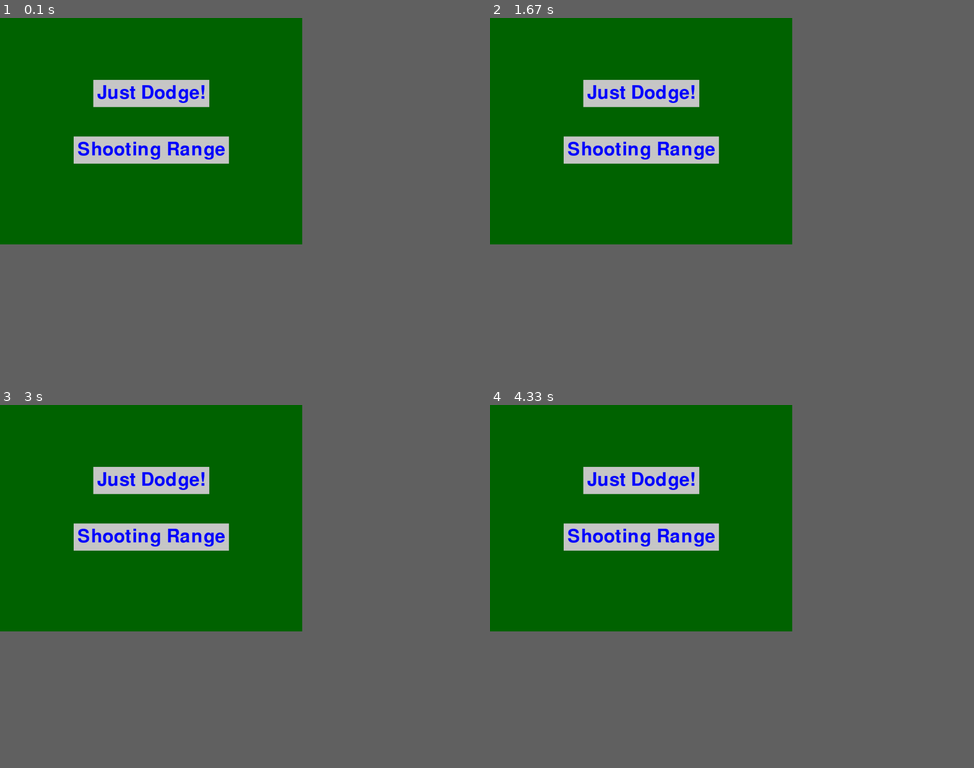
Above: before the commit, frames 1-4 (two rows, left to right).
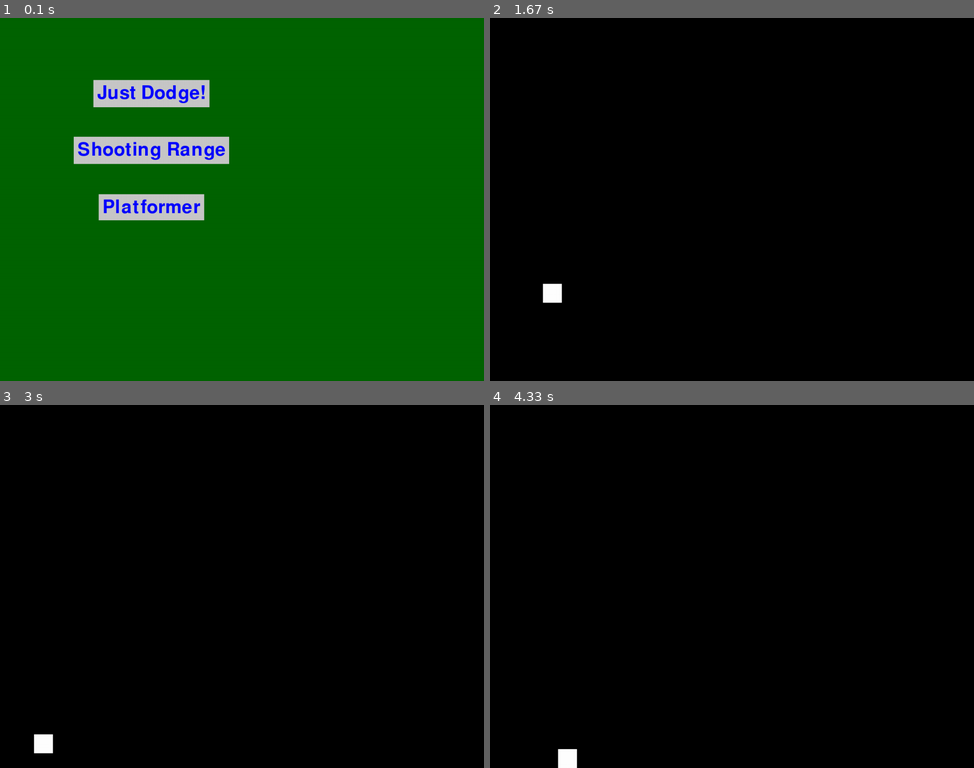
Above: after the commit, the same moments.

Repository: limboden/pygame-playground
Game: pygame game, started from 2DGame.py
Same seed, same stepped clock (60 frames per second), same inputs: the game is played once before the commit and once after it.
Inputs (mouse positions are in pixels of both pictures, inside the frame that each line leads up to):
- Up to frame 1 (0.1 s): no input
- Up to frame 2 (1.67 s): click (640, 206) at 0.38 s, where only the run after the commit has a clickable "Platformer"; tap Space at 0.67, 1.07, 1.37 s; hold D 1-1.47 s
- Up to frame 3 (3 s): hold D 1.83-2.3 s; tap Space at 1.9, 2.2, 2.4, 2.7, 2.97 s; hold A 2.33-2.87 s; hold A from 2.9 s (still down)
- Up to frame 4 (4.33 s): tap Space at 3.27, 3.4, 3.8, 4.1 s; release A at 3.3 s; hold W 3.33-3.7 s; hold D from 3.73 s (still down)
The window is 562x421 before the commit and 900x675 after it. Grey fills any space a smaller window leaves; there, only what the larger window draws over its background counts as a difference.

The runs differ from the first frame. In frame 1, 2.2% of the frame differs, in the area x 15-48%, y 17-56%; in frame 2, 39%, in the area x 0-63%, y 0-79%; in frame 3, 39%; in frame 4, 39%.

Commit message:
created 2D platformer
created a button on the main menu to take you to the 2D platformer. jumping works, and feels great! for now, the bottom of the window is what it can walk on, but I will make some platforms for the player to jump onto

Diff:
--- a/2DGame.py
+++ b/2DGame.py
@@ -5,14 +5,20 @@
 
 def main_menu():
     pygame.init()
-    screen = pygame.display.set_mode((800, 600))
+    screen = pygame.display.set_mode((1280, 960))
     font = pygame.font.Font(None, 72)
     just_dodge_text = font.render('Just Dodge!', 1, (0, 0, 255))  # Blue color
     just_dodge_text_rect = just_dodge_text.get_rect(center=(400, 200))
     just_dodge_button_rect = just_dodge_text_rect.inflate(20, 20)
+
     shooting_range_text = font.render('Shooting Range', 1, (0, 0, 255))  # Blue color
     shooting_range_text_rect = shooting_range_text.get_rect(center=(400, 350))
     shooting_range_button_rect = shooting_range_text_rect.inflate(20, 20)
+
+
+    platformer_text = font.render('Platformer', 1, (0, 0, 255))  # Blue
+    platformer_text_rect = platformer_text.get_rect(center=(400, 500))
+    platformer_button_rect = platformer_text_rect.inflate(20, 20)
 
     while True:
         for event in pygame.event.get():
@@ -23,12 +29,16 @@
                 just_dodge()
             elif event.type == pygame.MOUSEBUTTONDOWN and shooting_range_button_rect.collidepoint(event.pos):
                 shooting_range()
+            elif event.type == pygame.MOUSEBUTTONDOWN and platformer_button_rect.collidepoint(event.pos):
+                platformer()
 
         screen.fill((0, 100, 0))  # Darker green color
         pygame.draw.rect(screen, (200, 200, 200), just_dodge_button_rect)
         screen.blit(just_dodge_text, just_dodge_text_rect)
         pygame.draw.rect(screen, (200, 200, 200), shooting_range_button_rect)
         screen.blit(shooting_range_text, shooting_range_text_rect)
+        pygame.draw.rect(screen, (200, 200, 200), platformer_button_rect)
+        screen.blit(platformer_text, platformer_text_rect)#for platformer
         pygame.display.flip()
 
 
@@ -540,5 +550,74 @@
         # Flip the display
         pygame.display.flip()
 
+def platformer():
+
+    # Initialize Pygame
+    pygame.init()
+
+    # Set up some constants
+    WIDTH, HEIGHT = 1280, 960
+    SPEED = 5
+
+    # Set up some variables
+    x, y = 0, HEIGHT - 50
+    jumping = False
+    jump_height = 0
+    jump_speed = 20
+
+    # Set up the display
+    screen = pygame.display.set_mode((WIDTH, HEIGHT))
+
+    # Set up the square
+    square = pygame.Rect(x, y, 50, 50)
+
+    clock = pygame.time.Clock()
+
+    while True:
+        for event in pygame.event.get():
+            if event.type == pygame.QUIT:
+                pygame.quit()
+                sys.exit()
+
+        # Get the pressed keys
+        keys = pygame.key.get_pressed()
+
+        # Move the square
+        if keys[pygame.K_a]:
+            square.x -= SPEED
+        if keys[pygame.K_d]:
+            square.x += SPEED
+
+        # Jump
+        if keys[pygame.K_w] or keys[pygame.K_SPACE]:
+            if not jumping:
+                jumping = True
+                jump_height = (-1) * jump_speed
+
+        # Apply gravity
+        if jumping:
+            square.y += jump_height
+            jump_height += 1
+            if jump_height > jump_speed:
+                jumping = False
+                jump_height = 0
+
+        # Stop the square from going off the edge
+        if square.x < 0:
+            square.x = 0
+        if square.x > WIDTH - square.width:
+            square.x = WIDTH - square.width
+
+        # Draw everything
+        screen.fill((0, 0, 0))
+        pygame.draw.rect(screen, (255, 255, 255), square)
+        pygame.display.flip()
+
+        # Cap the frame rate
+        clock.tick(60)
+
+
+
+
 if __name__ == '__main__':
     main_menu()
